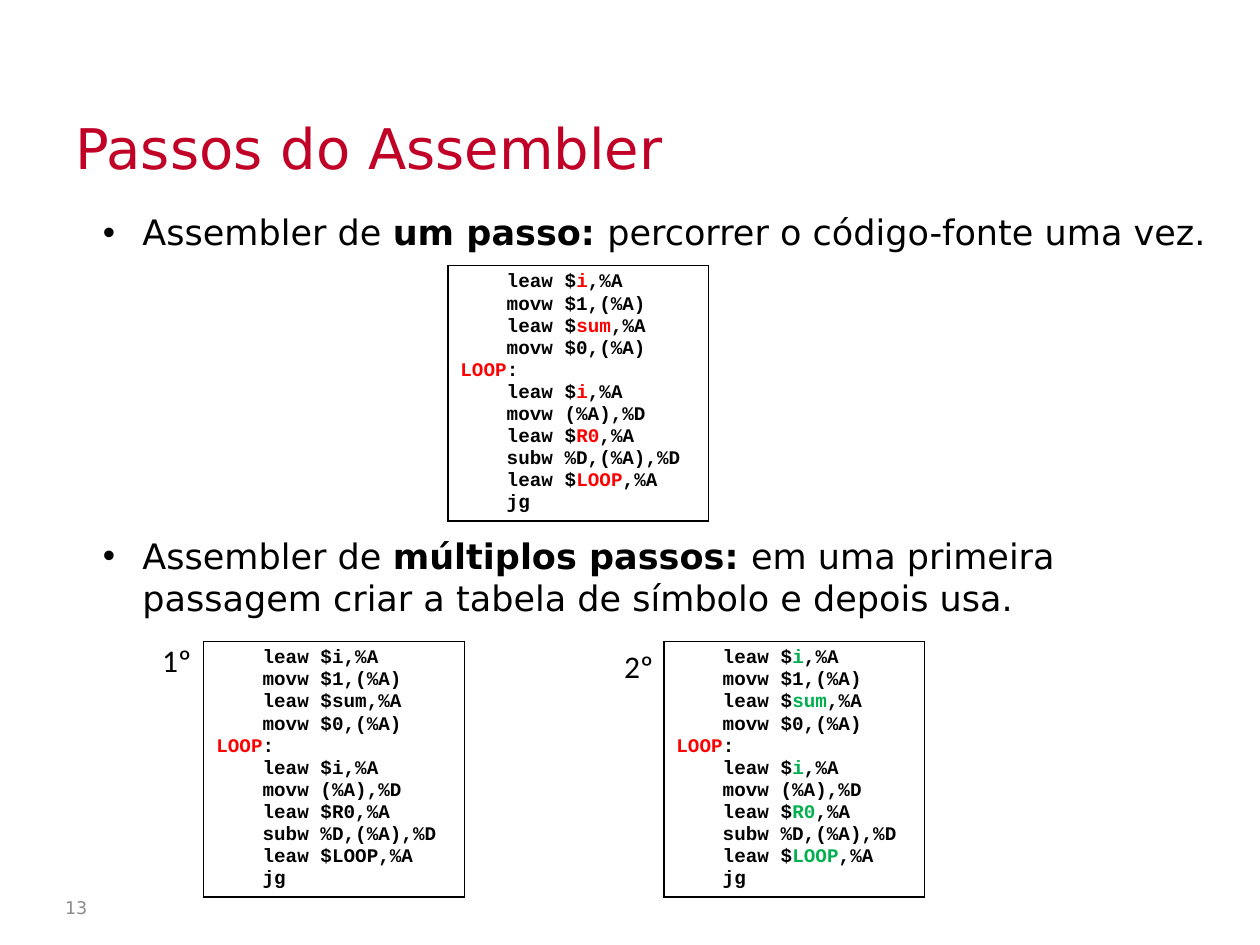
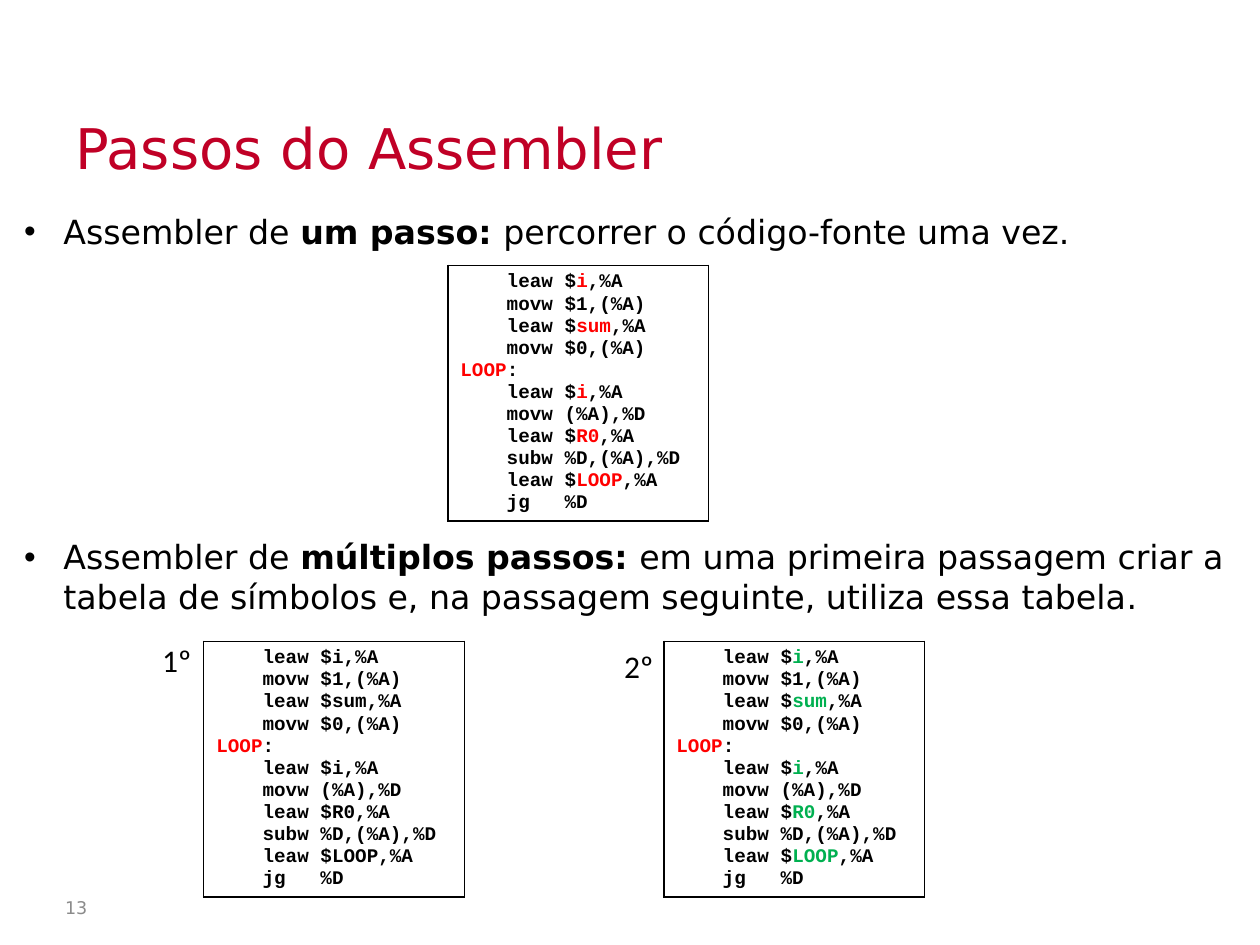
Before and after one commit to Insper/bits-e-proc, a slide deck: slide 13 of docs-src/slides/conteudoAssembler.pptx. Drawn at 1260x945 pixels with LibreOffice and Linux fonts; fonts in the diff are those of the drawing; background and template pictures are left out. Boxes give left, top, right and bottom in pixels: in the first picture for what was removed or moved away, otherwise in the second. Text is boxed around its words. In the diff, an @@ line names an element or a change of style, - is before the commit and + after.

Commit message:
atualizando aula de assembler

```diff
--- a/docs-src/slides/conteudoAssembler.pptx
+++ b/docs-src/slides/conteudoAssembler.pptx
@@ text "Assembler de um passo: percorrer ...": place and size @@
-text "Assembler de um passo: percorrer ..." at [142,217,1206,619]
+text "Assembler de um passo: percorrer ..." at [63,217,1223,616]
@@ text at [63,217,1069,251]: size 20 to 19 pt in "Assembler de um passo: percorrer o código-fonte ..." @@
@@ table at [447,266,708,533] @@
-row 1, column 1: leaw $i,%A / movw $1,(%A) / leaw $sum,%A / movw $0,(%A) / LOOP: / leaw $i,%A / movw (%A),%D / leaw $R0,%A / subw %D,(%A),%D / leaw $LOOP,%A / jg
+row 1, column 1: leaw $i,%A / movw $1,(%A) / leaw $sum,%A / movw $0,(%A) / LOOP: / leaw $i,%A / movw (%A),%D / leaw $R0,%A / subw %D,(%A),%D / leaw $LOOP,%A / jg %D
@@ text at [63,542,1223,616]: text changed; size 20 to 19 pt @@
-• Assembler de múltiplos passos: em uma primeira passagem criar a tabela de símbolo e depois usa.
+• Assembler de múltiplos passos: em uma primeira passagem criar a tabela de símbolos e, na passagem seguinte, utiliza essa tabela.
@@ table at [204,641,465,908] @@
-row 1, column 1: leaw $i,%A / movw $1,(%A) / leaw $sum,%A / movw $0,(%A) / LOOP: / leaw $i,%A / movw (%A),%D / leaw $R0,%A / subw %D,(%A),%D / leaw $LOOP,%A / jg
+row 1, column 1: leaw $i,%A / movw $1,(%A) / leaw $sum,%A / movw $0,(%A) / LOOP: / leaw $i,%A / movw (%A),%D / leaw $R0,%A / subw %D,(%A),%D / leaw $LOOP,%A / jg %D
@@ table at [664,641,925,908] @@
-row 1, column 1: leaw $i,%A / movw $1,(%A) / leaw $sum,%A / movw $0,(%A) / LOOP: / leaw $i,%A / movw (%A),%D / leaw $R0,%A / subw %D,(%A),%D / leaw $LOOP,%A / jg
+row 1, column 1: leaw $i,%A / movw $1,(%A) / leaw $sum,%A / movw $0,(%A) / LOOP: / leaw $i,%A / movw (%A),%D / leaw $R0,%A / subw %D,(%A),%D / leaw $LOOP,%A / jg %D
```
Also in this commit, not shown: 14 other slides changed, 2 other files.
